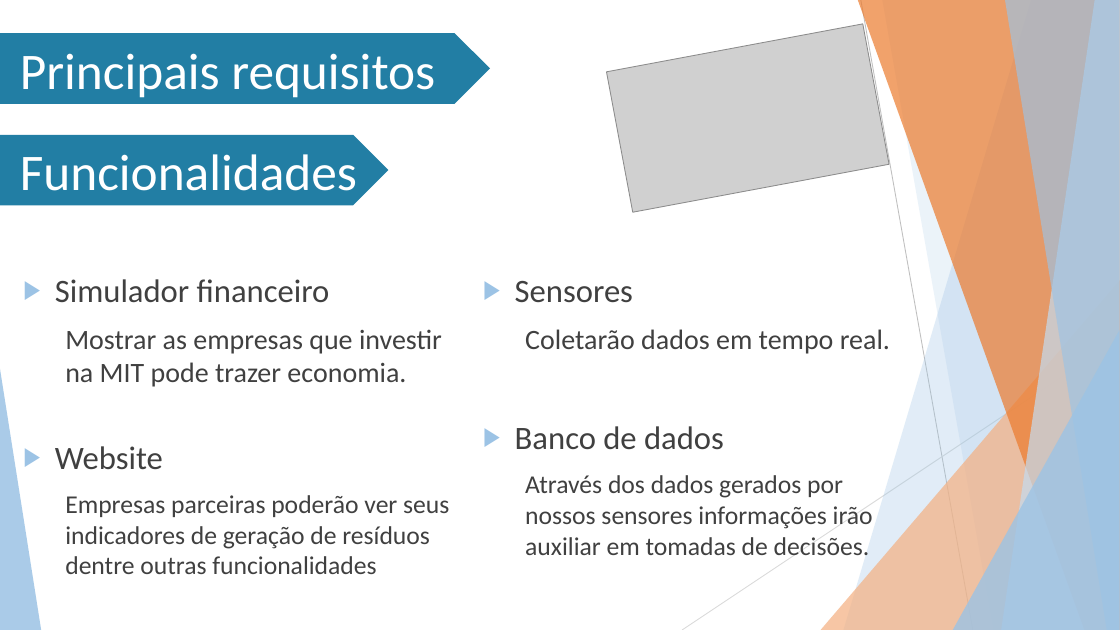
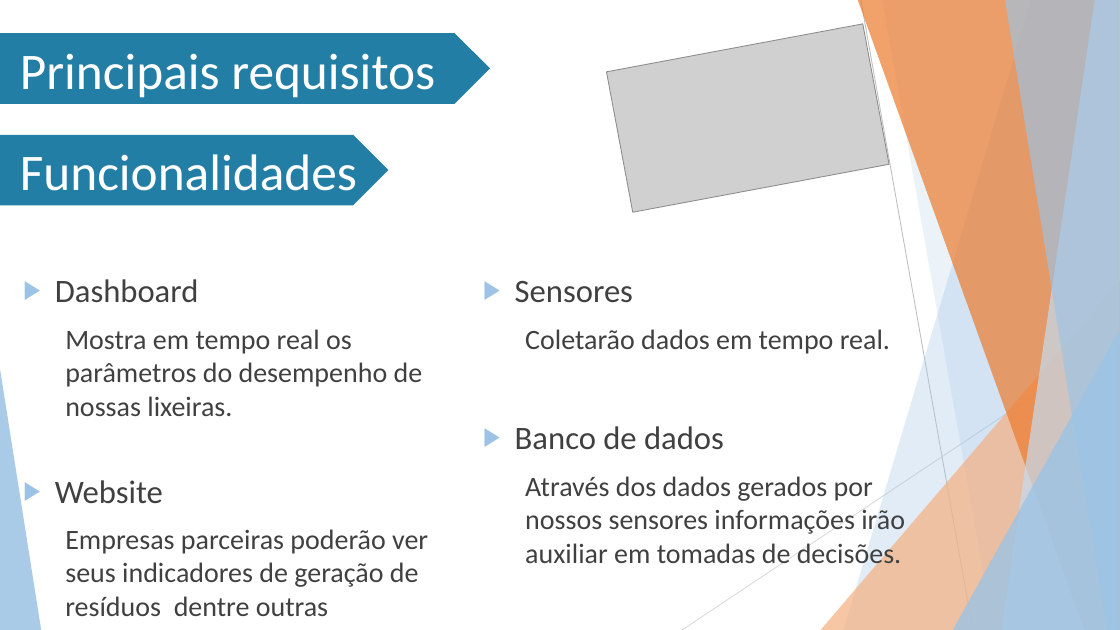
Before and after one commit to Stefany-hub/Projeto2.0, a slide deck: slide 13 of apresentação/MIT PPT (Projeto 2.0).pptx. Drawn at 1120x630 pixels with LibreOffice and Linux fonts; fonts in the diff are those of the drawing; grey boxes stand for pictures; background and template pictures are left out. Boxes give left, top, right and bottom in pixels: in the first picture for what was removed or moved away, otherwise in the second. Text is boxed around its words. In the diff, an @@ line names an element or a change of style, - is before the commit and + after.

Commit message:
PPT

```diff
--- a/apresentação/MIT PPT (Projeto 2.0).pptx
+++ b/apresentação/MIT PPT (Projeto 2.0).pptx
@@ text at [55, 279, 423, 416]: text changed @@
-▶ Simulador financeiro
-  Mostrar as empresas que investir na MIT pode trazer economia.
+▶ Dashboard
+  Mostra em tempo real os parâmetros do desempenho de nossas lixeiras.
@@ text at [525, 476, 905, 570]: size 22 to 24 pt in "Através dos dados gerados por nossos sensores ..." @@
@@ text at [65, 529, 428, 616]: size 22 to 24 pt in "Empresas parceiras poderão ver seus indicadores de ..." @@
```
Also in this commit, not shown: 4 other slides changed.
